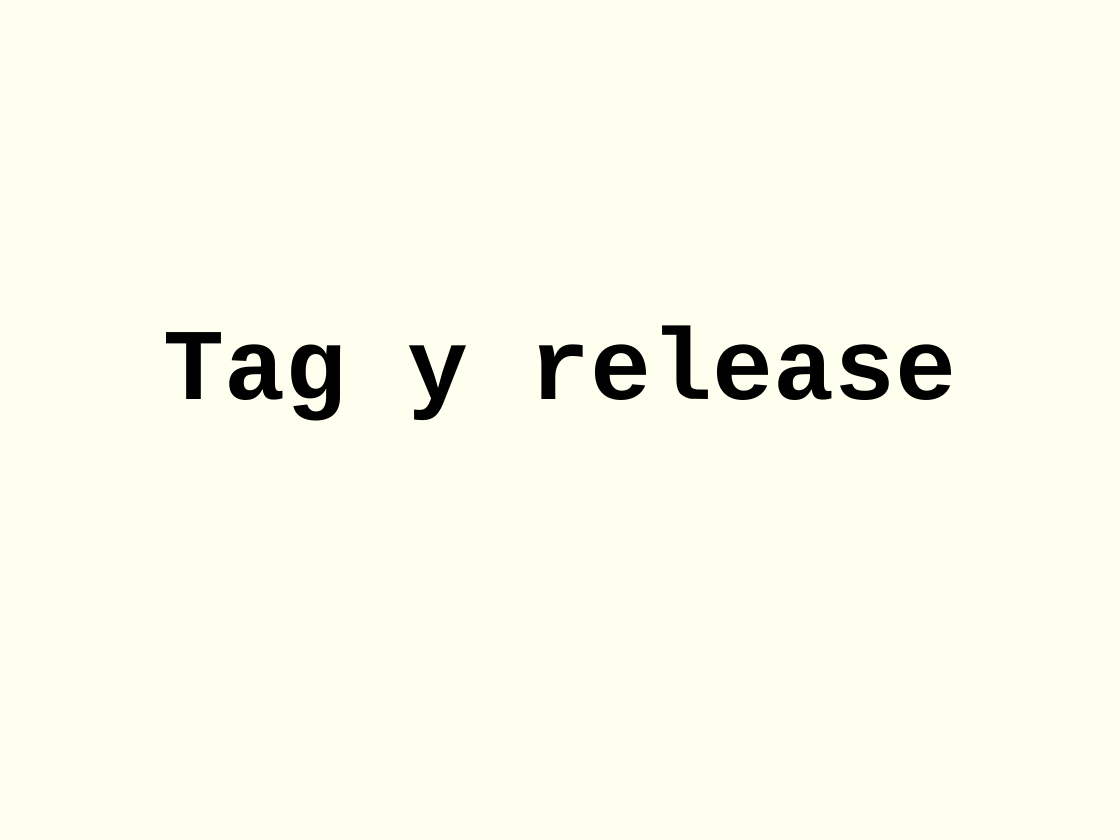
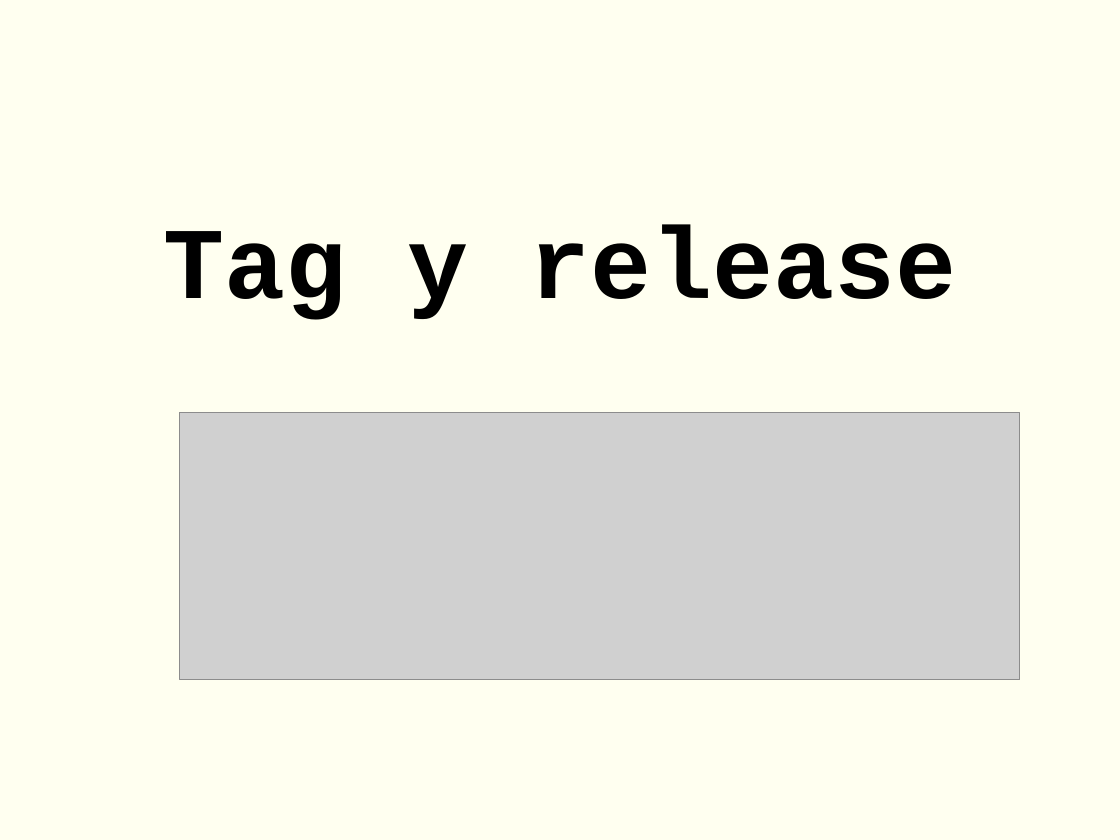
Before and after one commit to rgmf/eed2425, a slide deck: slide 12 of ut/02_control_de_versiones/presentacion/01_control_versiones_intro_git.odp. Drawn at 1120x840 pixels with LibreOffice and Linux fonts; fonts in the diff are those of the drawing; grey boxes stand for pictures. Boxes give left, top, right and bottom in pixels: in the first picture for what was removed or moved away, otherwise in the second. Text is boxed around its words. In the diff, an @@ line names an element or a change of style, - is before the commit and + after.

```diff
--- a/ut/02_control_de_versiones/presentacion/01_control_versiones_intro_git.odp
+++ b/ut/02_control_de_versiones/presentacion/01_control_versiones_intro_git.odp
@@ subtitle "Tag y release": place and size @@
-subtitle "Tag y release" at (164,326,956,421)
+subtitle "Tag y release" at (164,225,956,320)
@@ picture added at (180,413,1020,681) @@
```
Also in this commit, not shown: 1 other slide changed.
